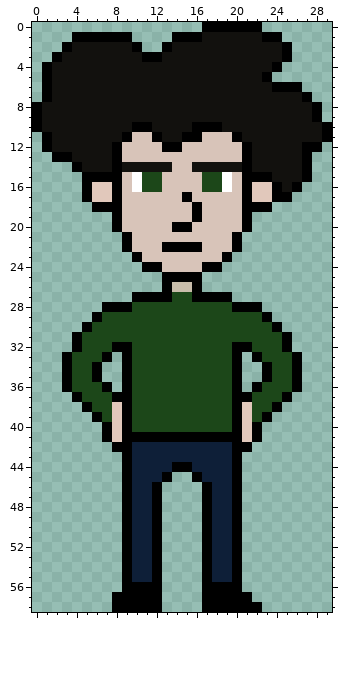
Two versions of one pixel-art file, WIP/Jay_Normal Size.aseprite. Above is the file before it was changed.
30x59 pixels, 1 frame.
And afterwards:
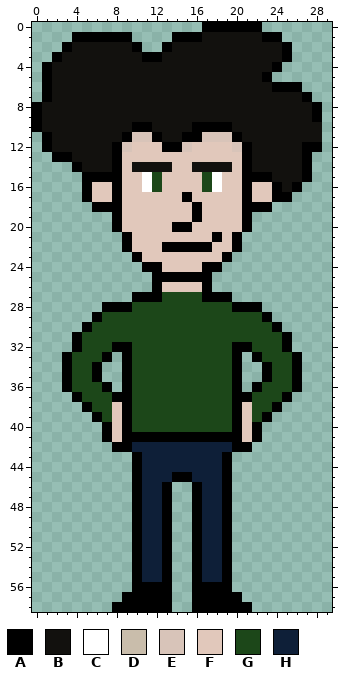
Palette (. is transparent): A #000000  B #12110e  C #ffffff  D #c9bdab  E #d8c4b9  F #e1c8bb  G #1c4719  H #0e1f38
The edit:
Changed rows in their new state; - is an unchanged pixel.
first column x 9:
10 ----------A---------.
11 --------------------.
12 -FFF---FFFF----------
13 FFFFFFFFFFFF---------
14 F----FF----F---------
15 FFC-FFFF-CFF---------
16 FFC-FFFF-CFF---------
17 FFFFFF-FFFFF---------
18 FFFFFFF-FFFF---------
19 FFFFFFF-FFFF---------
20 FFFFF--FFFFF---------
21 -FFFFFFFFAF----------
22 -FFF----AFF----------
23 --FFFFFFFF-----------
24 ----FFFF-------------
25 ---A----A------------
26 ---AFFFFA------------
27 ----G--G-------------
first column x 8:
43 -.A--------A.--
44 -.A---HH---A.--
45 -.A--HAAH--A.--
46 -.A-HA--AH-A.--
47 -.A-HA--AH-A.--
48 -.A-HA--AH-A.--
49 -.A-HA--AH-A.--
50 -.A-HA--AH-A.--
51 -.A-HA--AH-A.--
52 -.A-HA--AH-A.--
53 -.A-HA--AH-A.--
54 -.A-HA--AH-A.--
55 -.A-HA--AH-A.--
56 -.---A--A---.--
57 .----A--A----.-
58 -----A--A-----.
Pixel boxes of the changes (left, top, right, bottom) in both pictures:
changed: (122, 122, 242, 302)
erased: (322, 122, 332, 142)
changed: (112, 452, 262, 612)
